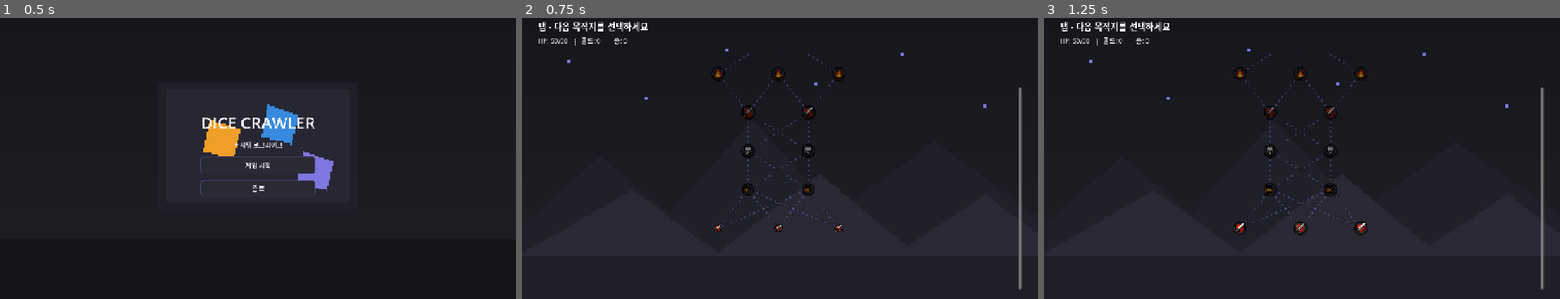
Above: before the commit, frames 1-3 (left to right).
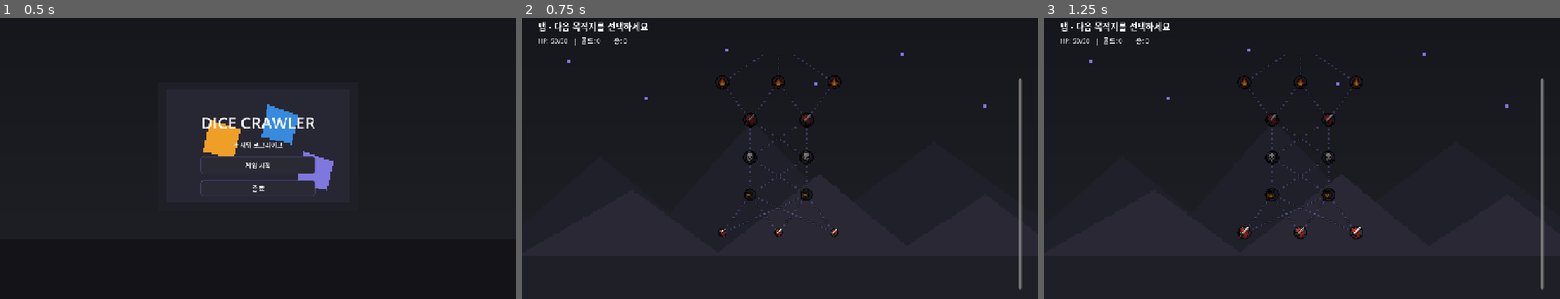
Above: after the commit, the same moments.

Repository: iamfreakin/Dice-Crawler
Game: Godot game, scene res://scenes/MainMenu.tscn
The game is run twice, just before and just after one commit, with the same random seed, the same clock (stepped at 60 frames per second) and the same inputs.
Inputs:
- Up to frame 1 (0.5 s): no input
- Up to frame 2 (0.75 s): click "게임 시작" at 0.5 s
- Up to frame 3 (1.25 s): no input

Frame 1 is identical in both runs. In frame 2, 1.8% of the frame differs, in the area x 37-97%, y 12-79%; in frame 3, 1.9%, in the area x 36-97%, y 12-79%.

Commit message:
refactor: 맵 노드 크기를 에셋 기준 자동 스케일 + 정수 스냅
- MapCanvas: ring 텍스처 크기로 노드 박스/간격/중앙정렬 자동 계산
- 노드·점선 위치 정수 스냅으로 또렷하게
- 2배 에셋으로 덮어쓰면 코드 수정 없이 자동 확대

Diff:
--- a/scripts/map/MapCanvas.gd
+++ b/scripts/map/MapCanvas.gd
@@ -1,26 +1,28 @@
 class_name MapCanvas
 extends Control
 ## 노드 맵을 좌표 기반으로 그린다: 노드(프레임+아이콘+링) 배치 + 연결선(엣지) 드로잉.
-## 클릭 가능한 노드만 입력을 받고, 선택 시 node_selected 시그널을 쏜다.
+## 노드 크기는 에셋(ring/frame) 크기에 자동으로 맞춰진다. 위치는 정수 스냅으로 또렷하게.
 
 signal node_selected(node: MapNode)
 
-const COL_SPACING := 150.0   # 같은 행 노드 간 가로 간격
-const ROW_SPACING := 96.0    # 행 간 세로 간격
-const MARGIN := 56.0         # 위/아래 여백
-const NODE_BOX := 48.0       # 노드 위젯 한 변(링 크기)
-
 const ASSET := "res://assets/sprites/map/"
+const COL_FACTOR := 2.9   # 노드 한 변 대비 가로 간격
+const ROW_FACTOR := 1.95  # 노드 한 변 대비 세로 간격
 
 var _frame: Texture2D = load(ASSET + "node_frame.png")
 var _ring: Texture2D = load(ASSET + "node_ring.png")
 var _dot: Texture2D = load(ASSET + "path_dot.png")
 
+var _box: float = 48.0     # 노드 위젯 한 변 (ring 크기 기준)
+var _col_sp: float = 140.0
+var _row_sp: float = 96.0
+var _margin: float = 56.0
+
 var _map: Array = []
 var _available: Array[int] = []
 var _current_id: int = -1
 var _centers: Dictionary = {}        # node id -> 중심 좌표
-var _widgets: Array[Dictionary] = [] # {node, ctrl, available}
+var _widgets: Array[Dictionary] = []
 var _did_appear: bool = false
 
 func setup(map: Array, available_ids: Array[int], current_id: int) -> void:
@@ -28,6 +30,16 @@
 	_available = available_ids
 	_current_id = current_id
 	_did_appear = false
+	# 노드 크기를 에셋에서 결정 (ring > frame > 기본)
+	if _ring != null:
+		_box = _ring.get_size().x
+	elif _frame != null:
+		_box = _frame.get_size().x + 8.0
+	else:
+		_box = 48.0
+	_col_sp = _box * COL_FACTOR
+	_row_sp = _box * ROW_FACTOR
+	_margin = _box
 	_build()
 
 func _build() -> void:
@@ -36,14 +48,14 @@
 	_widgets.clear()
 	_centers.clear()
 
-	custom_minimum_size = Vector2(0, _map.size() * ROW_SPACING + MARGIN * 2.0)
+	custom_minimum_size = Vector2(0, _map.size() * _row_sp + _margin * 2.0)
 	size_flags_horizontal = Control.SIZE_EXPAND_FILL
 
 	for row in _map:
 		for node in row:
 			var w := _make_node(node)
 			add_child(w)
-			_widgets.append({"node": node, "ctrl": w, "available": _available.has(node.id)})
+			_widgets.append({"node": node, "ctrl": w})
 
 	if not resized.is_connected(_relayout):
 		resized.connect(_relayout)
@@ -51,29 +63,27 @@
 
 func _make_node(node: MapNode) -> Control:
 	var box := Control.new()
-	box.custom_minimum_size = Vector2(NODE_BOX, NODE_BOX)
-	box.size = Vector2(NODE_BOX, NODE_BOX)
-	box.pivot_offset = Vector2(NODE_BOX, NODE_BOX) * 0.5
+	box.custom_minimum_size = Vector2(_box, _box)
+	box.size = Vector2(_box, _box)
+	box.pivot_offset = Vector2(_box, _box) * 0.5
 
 	var is_current: bool = node.id == _current_id
 	var is_available: bool = _available.has(node.id)
 
-	# 현재 노드 강조 링 (48)
+	# 현재 노드 강조 링 (박스 전체)
 	if is_current and _ring != null:
-		box.add_child(_tex(_ring, Vector2.ZERO))
-	# 프레임 (40, 중앙)
+		box.add_child(_centered_tex(_ring))
+	# 프레임 (중앙)
 	if _frame != null:
-		box.add_child(_tex(_frame, Vector2(4, 4)))
-	# 타입 아이콘 (32, 중앙)
+		box.add_child(_centered_tex(_frame))
+	# 타입 아이콘 (중앙)
 	var icon := _icon_for(node.type)
 	if icon != null:
-		box.add_child(_tex(icon, Vector2(8, 8)))
+		box.add_child(_centered_tex(icon))
 
-	# 이동 불가/지나친 노드는 어둡게
 	if not (is_available or is_current):
 		box.modulate = Color(0.5, 0.5, 0.56)
 
-	# 입력 (이동 가능할 때만)
 	if is_available:
 		box.mouse_default_cursor_shape = Control.CURSOR_POINTING_HAND
 		box.gui_input.connect(func(ev: InputEvent):
@@ -83,11 +93,12 @@
 		box.mouse_exited.connect(func(): box.scale = Vector2.ONE)
 	return box
 
-func _tex(t: Texture2D, pos: Vector2) -> TextureRect:
+## 박스 중앙에 텍스처를 정수 좌표로 배치.
+func _centered_tex(t: Texture2D) -> TextureRect:
 	var tr := TextureRect.new()
 	tr.texture = t
-	tr.position = pos
-	tr.mouse_filter = Control.MOUSE_FILTER_IGNORE  # 클릭은 box가 받게
+	tr.position = ((Vector2(_box, _box) - t.get_size()) * 0.5).round()
+	tr.mouse_filter = Control.MOUSE_FILTER_IGNORE
 	return tr
 
 func _icon_for(type: int) -> Texture2D:
@@ -108,10 +119,10 @@
 	for item in _widgets:
 		var node: MapNode = item["node"]
 		var count := (_map[node.row] as Array).size()
-		var cx := w * 0.5 + (float(node.column) - float(count - 1) / 2.0) * COL_SPACING
-		var cy := MARGIN + float(total_rows - 1 - node.row) * ROW_SPACING
+		var cx := roundf(w * 0.5 + (float(node.column) - float(count - 1) / 2.0) * _col_sp)
+		var cy := roundf(_margin + float(total_rows - 1 - node.row) * _row_sp)
 		_centers[node.id] = Vector2(cx, cy)
-		(item["ctrl"] as Control).position = Vector2(cx, cy) - Vector2(NODE_BOX, NODE_BOX) * 0.5
+		(item["ctrl"] as Control).position = (Vector2(cx, cy) - Vector2(_box, _box) * 0.5).round()
 	queue_redraw()
 	if not _did_appear:
 		_did_appear = true
@@ -138,12 +149,13 @@
 func _draw_path(a: Vector2, b: Vector2, highlight: bool) -> void:
 	if _dot != null:
 		var dist := a.distance_to(b)
-		var n := maxi(1, int(dist / 12.0))
+		var spacing := _dot.get_size().x * 1.4
+		var n := maxi(1, int(dist / spacing))
 		var half := _dot.get_size() * 0.5
 		var tint := Color(0.72, 0.66, 1.0, 1.0) if highlight else Color(1, 1, 1, 0.32)
 		for i in range(n + 1):
 			var p := a.lerp(b, float(i) / float(n))
-			draw_texture(_dot, p - half, tint)
+			draw_texture(_dot, (p - half).round(), tint)
 	else:
 		var col := Color(0.72, 0.66, 1.0, 0.9) if highlight else Color(0.6, 0.6, 0.7, 0.3)
 		draw_line(a, b, col, 2.0)
